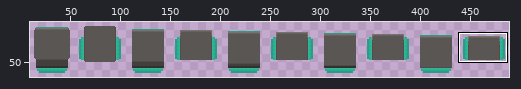
Sprite sheet -- Assets/Sprites/Enviroment/Bridges.png. The picture above shows the old version from afar; the outline marks the close-up.
Close-up. The starting point:
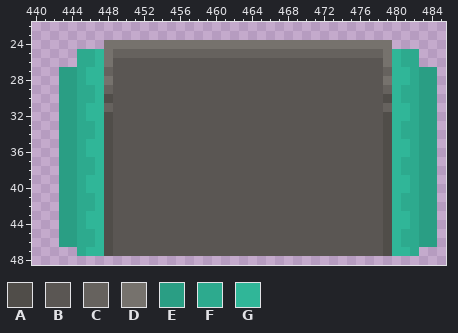
The file is 496x96 pixels. Colours within 5 levels of each other are drawn and written as one. Shown: x 440..485, y 22..48. The wide view leaves out empty margins. The commit also changed other parts of the picture, which this record leaves out.
Palette (. is transparent): A #504d49  B #5a5653  C #66625e  D #76726d  E #2a9e84  F #2daa8e  G #30b698
The same view after the edit:
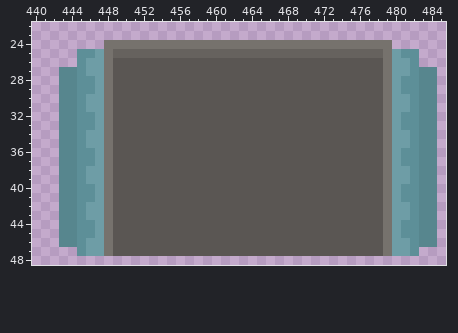
Change:
{"colour":"E","old":"#2a9e84","new":"#57868e"}
{"colour":"F","old":"#2daa8e","new":"#5d8f98"}
{"colour":"G","old":"#30b698","new":"#6e9da6"}
{"y":26,"x":446,"old":"F","new":"G"}
{"y":26,"x":481,"old":"F","new":"G"}
{"y":27,"x":448,"old":"C","new":"D"}
{"y":27,"x":479,"old":"C","new":"D"}
{"y":28,"x":446,"old":"G","new":"F"}
{"y":28,"x":481,"old":"G","new":"F"}
{"y":29,"x":448,"old":"C","new":"D"}
{"y":29,"x":479,"old":"C","new":"D"}
{"y":30,"x":446,"old":"F","new":"G"}
{"y":30,"x":448,"old":"A","new":"D"}
{"y":30,"x":479,"old":"A","new":"D"}
{"y":30,"x":481,"old":"F","new":"G"}
{"y":31,"x":448,"old":"C","new":"D"}
{"y":31,"x":479,"old":"C","new":"D"}
{"y":32,"x":446,"old":"G","new":"F"}
{"y":32,"x":448,"old":"A","new":"D"}
{"y":32,"x":479,"old":"A","new":"D"}
{"y":32,"x":481,"old":"G","new":"F"}
{"y":33,"x":448,"old":"A","new":"D"}
{"y":33,"x":479,"old":"A","new":"D"}
{"y":34,"x":446,"old":"F","new":"G"}
{"y":34,"x":448,"old":"A","new":"D"}
{"y":34,"x":479,"old":"A","new":"D"}
{"y":34,"x":481,"old":"F","new":"G"}
{"y":35,"x":448,"old":"A","new":"D"}
{"y":35,"x":479,"old":"A","new":"D"}
{"y":36,"x":446,"old":"G","new":"F"}
{"y":36,"x":448,"old":"A","new":"D"}
{"y":36,"x":479,"old":"A","new":"D"}
{"y":36,"x":481,"old":"G","new":"F"}
{"y":37,"x":448,"old":"A","new":"D"}
{"y":37,"x":479,"old":"A","new":"D"}
{"y":38,"x":446,"old":"F","new":"G"}
{"y":38,"x":448,"old":"A","new":"D"}
{"y":38,"x":479,"old":"A","new":"D"}
{"y":38,"x":481,"old":"F","new":"G"}
{"y":39,"x":448,"old":"A","new":"D"}
{"y":39,"x":479,"old":"A","new":"D"}
{"y":40,"x":446,"old":"G","new":"F"}
{"y":40,"x":448,"old":"A","new":"D"}
{"y":40,"x":479,"old":"A","new":"D"}
{"y":40,"x":481,"old":"G","new":"F"}
{"y":41,"x":448,"old":"A","new":"D"}
{"y":41,"x":479,"old":"A","new":"D"}
{"y":42,"x":446,"old":"F","new":"G"}
{"y":42,"x":448,"old":"A","new":"D"}
{"y":42,"x":479,"old":"A","new":"D"}
{"y":42,"x":481,"old":"F","new":"G"}
{"y":43,"x":448,"old":"A","new":"D"}
{"y":43,"x":479,"old":"A","new":"D"}
{"y":44,"x":446,"old":"G","new":"F"}
{"y":44,"x":448,"old":"A","new":"D"}
{"y":44,"x":479,"old":"A","new":"D"}
{"y":44,"x":481,"old":"G","new":"F"}
{"y":45,"x":448,"old":"A","new":"D"}
{"y":45,"x":479,"old":"A","new":"D"}
{"y":46,"x":446,"old":"F","new":"G"}
{"y":46,"x":448,"old":"A","new":"D"}
{"y":46,"x":479,"old":"A","new":"D"}
{"y":46,"x":481,"old":"F","new":"G"}
{"y":47,"x":448,"old":"A","new":"D"}
{"y":47,"x":479,"old":"A","new":"D"}
{"label":"changed","picture_box":[59,49,113,256]}
{"label":"changed","picture_box":[383,49,437,256]}
